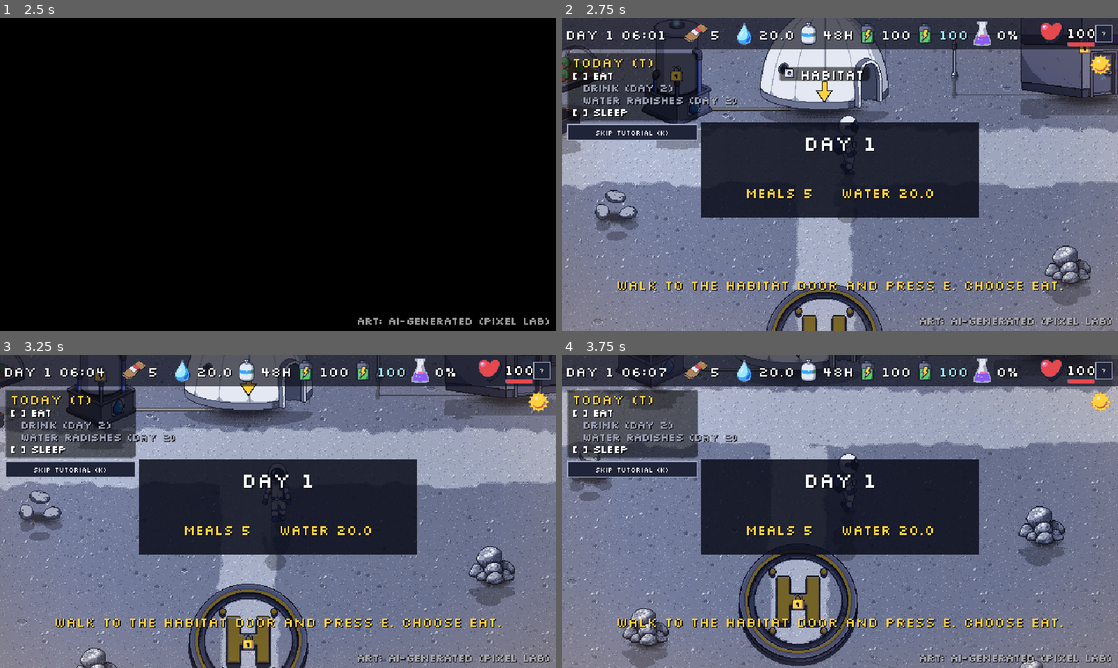
Above: before the commit, frames 1-4 (two rows, left to right).
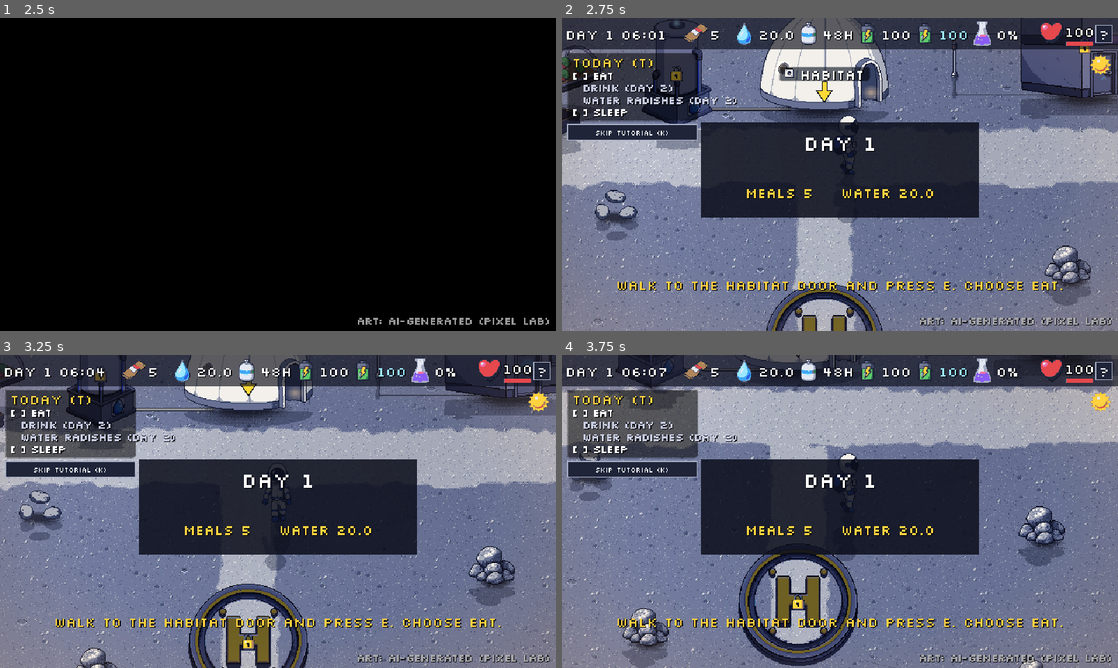
Above: after the commit, the same moments.

Repository: me-AMM/Wings-of-wax
Game: Godot game, scene res://scenes/Title.tscn
Two runs of this game, one before a commit and one after it. Both use one fixed random seed, a clock stepped at 60 frames per second and the inputs below.
Inputs (mouse positions are in pixels of both pictures, inside the frame that each line leads up to):
- Up to frame 1 (2.5 s): click "Start Game" at 0.5 s; click "Continue" at 1.25 s; tap Enter (ui_accept) at 2, 2.27 s; move the mouse to (400, 158) at 2.02 s; hold Right (move_right) from 2.03 s (still down); hold E (interact) from 2.03 s (still down); click (400, 158) at 2.17 s
- Up to frame 2 (2.75 s): keep holding Right (move_right); keep holding E (interact)
- Up to frame 3 (3.25 s): move the mouse to (166, 527) at 2.77 s; release Right (move_right) at 2.78 s; release E (interact) at 2.78 s; hold Down (move_down) from 2.78 s (still down); tap L at 2.85 s; click (166, 527) at 2.92 s; tap Enter (ui_accept) at 3.02 s
- Up to frame 4 (3.75 s): tap E (interact) at 3.5 s; move the mouse to (895, 442) at 3.52 s; release Down (move_down) at 3.53 s; hold Right (move_right) from 3.53 s (still down); tap F at 3.6 s; click (895, 442) at 3.67 s

Frame 1 is identical in both runs. In frame 2, 0.8% of the frame differs, in the area x 3-100%, y 3-28%; in frame 3, 0.7%; in frame 4, 0.6%.

Commit message:
POLISH 5: warm window glows, colour grade (deeper blue on shadow days), softer flashlight; HUD review fixes
Co-Authored-By: Claude Opus 5.5 <noreply@anthropic.com>

Diff:
--- a/scripts/flashlight.gd
+++ b/scripts/flashlight.gd
@@ -11,7 +11,8 @@
 	g.fill_from = Vector2(0.5, 0.5)
 	g.fill_to = Vector2(1.0, 0.5)
 	g.gradient = Gradient.new()
-	g.gradient.colors = PackedColorArray([Color(1, 1, 0.9, 1), Color(1, 1, 0.9, 0)])
+	g.gradient.offsets = PackedFloat32Array([0.0, 0.45, 1.0])          # softer edge: bright core, long gentle fall-off
+	g.gradient.colors = PackedColorArray([Color(1, 0.97, 0.88, 1), Color(1, 0.97, 0.88, 0.5), Color(1, 0.97, 0.88, 0)])
 	texture = g
 	texture_scale = light_radius / 128.0
 	energy = 1.1
--- a/scripts/hud.gd
+++ b/scripts/hud.gd
@@ -81,14 +81,14 @@
 	heart_icon = _icon("icon_heart", Vector2(hx, 2), root)
 	var num_w := 36.0
 	health_num = UIKit.world_label("100", 16)
-	health_num.position = Vector2(hx + 32, 6)
+	health_num.position = Vector2(hx + 30, 5)
 	health_num.size = Vector2(num_w, 20)
 	health_num.horizontal_alignment = HORIZONTAL_ALIGNMENT_CENTER
 	health_num.add_theme_constant_override("outline_size", 4)
 	health_num.add_theme_color_override("font_outline_color", Color(0, 0, 0))
 	root.add_child(health_num)
 	health_bar = HudBar.new().setup(num_w, UIStyle.DANGER)
-	health_bar.position = Vector2(hx + 32, 26)
+	health_bar.position = Vector2(hx + 30, 25)
 	health_bar.scale = Vector2(1, 0.5)               # thin bar under the number
 	root.add_child(health_bar)
 	# blinking storm icon under the strip
@@ -102,6 +102,7 @@
 	# Fact log: a "?" button at the right end of the strip (also the F key); reopens every info card seen so far
 	var fb := UIKit.flat_button(Text.t("ui.fact_icon"), Rect2(640.0 - UIStyle.SAFE - 20.0, 8, 20, 20))
 	fb.tooltip_text = Text.t("ui.fact_log")
+	fb.add_theme_font_size_override("font_size", 16)     # the "?" must read on video
 	fb.focus_mode = Control.FOCUS_NONE
 	fb.pressed.connect(open_fact_log)
 	root.add_child(fb)
--- a/scripts/polish.gd
+++ b/scripts/polish.gd
@@ -144,7 +144,9 @@
 	_build_vignette()
 	GameState.changed.connect(_update_vignette)
 	_update_vignette()
+	_build_grade()
 	if kind == "outpost":
+		_window_glows()
 		_baked_ground()
 		_shadows_for_buildings()
 		if sun_group != null:                         # one layer: the astronaut's shadow never doubles a building's
@@ -279,6 +281,75 @@
 		s.visible = n.visible
 		ls.visible = n.visible
 
+# WARM GLOWS: small additive warm lights on windows and doors (pixel positions inside the sprite image)
+const GLOWS := {"Habitat": [Vector2(48, 122), Vector2(150, 150)], "Lab": [Vector2(130, 88)], "Charger": [Vector2(35, 16)]}
+const GLOW_COLOR := Color(1.0, 0.78, 0.45, 0.45)
+func _window_glows() -> void:
+	var world: Node = host.get_node_or_null("World")
+	if world == null:
+		return
+	for nm in GLOWS:
+		var n: Node2D = world.get_node_or_null(nm)
+		if n == null:
+			continue
+		var sp: Sprite2D = n.get_node("Sprite2D")
+		for px in GLOWS[nm]:
+			var g := Sprite2D.new()
+			g.texture = dot_texture()
+			g.scale = Vector2(2.0, 1.6)
+			g.modulate = GLOW_COLOR
+			g.position = sp.position + sp.offset + px
+			var mat := CanvasItemMaterial.new()
+			mat.blend_mode = CanvasItemMaterial.BLEND_MODE_ADD
+			g.material = mat
+			n.add_child(g)
+			var tw := g.create_tween().set_loops()      # gentle breathing, never a hard blink
+			tw.tween_property(g, "modulate:a", GLOW_COLOR.a * 0.55, 1.8 + randf())
+			tw.tween_property(g, "modulate:a", GLOW_COLOR.a, 1.8 + randf())
+
+# COLOUR GRADE: one full-screen shader under the vignette and HUD. Cool shadows, warm highlights, tiny contrast lift.
+# Shadow days: deeper blue. Keep it subtle (readability first).
+const GRADE_SHADER := """
+shader_type canvas_item;
+uniform sampler2D screen_tex : hint_screen_texture, filter_nearest;
+uniform vec3 shadow_tint = vec3(0.94, 0.98, 1.06);
+uniform vec3 light_tint = vec3(1.04, 1.01, 0.95);
+uniform float contrast = 1.05;
+void fragment() {
+	vec3 c = texture(screen_tex, SCREEN_UV).rgb;
+	float l = dot(c, vec3(0.299, 0.587, 0.114));
+	c *= mix(shadow_tint, light_tint, smoothstep(0.2, 0.75, l));
+	c = (c - 0.5) * contrast + 0.5;
+	COLOR = vec4(clamp(c, 0.0, 1.0), 1.0);
+}
+"""
+var grade: ColorRect
+func _build_grade() -> void:
+	var layer := CanvasLayer.new()
+	layer.layer = 4                       # world below, vignette (5) and HUD (10) above
+	add_child(layer)
+	grade = ColorRect.new()
+	grade.size = Vector2(640, 360)
+	grade.mouse_filter = Control.MOUSE_FILTER_IGNORE
+	var sh := Shader.new()
+	sh.code = GRADE_SHADER
+	grade.material = ShaderMaterial.new()
+	grade.material.shader = sh
+	layer.add_child(grade)
+	GameState.changed.connect(_update_grade)
+	_update_grade()
+
+func _update_grade() -> void:
+	if grade == null:
+		return
+	var m: ShaderMaterial = grade.material
+	if GameState.in_shadow:
+		m.set_shader_parameter("shadow_tint", Vector3(0.86, 0.94, 1.14))
+		m.set_shader_parameter("light_tint", Vector3(0.98, 1.0, 1.06))
+	else:
+		m.set_shader_parameter("shadow_tint", Vector3(0.94, 0.98, 1.06))
+		m.set_shader_parameter("light_tint", Vector3(1.04, 1.01, 0.95))
+
 # slow blinking lights on the charger, the recycler and the lab
 func _blinking_lights() -> void:
 	var spots := {"Charger": [Vector2(-6, 8), UIStyle.GOOD], "Recycler": [Vector2(0, 6), UIStyle.INFO], "Lab": [Vector2(-52, 10), UIStyle.DANGER]}
--- a/scripts/tutorial.gd
+++ b/scripts/tutorial.gd
@@ -107,7 +107,7 @@
 		var name: String = Text.t("ui.goal_" + c["key"])
 		if locked_day > 0:
 			l.text = "  " + name + " " + Text.t("ui.goal_later") % locked_day
-			l.modulate = Color(0.6, 0.62, 0.7)
+			l.modulate = Color(0.78, 0.8, 0.88)       # greyed but readable
 		else:
 			l.text = ("[x] " if done else "[ ] ") + name
 			l.modulate = UIStyle.GOOD if done else Color.WHITE
Binary file changed: docs/screenshots/01_title.png
Binary file changed: docs/screenshots/02_outpost_sliders.png
Binary file changed: docs/screenshots/03_storm_mission_real_flare.png
Binary file changed: docs/screenshots/04_shadow_day.png
Binary file changed: docs/screenshots/05_day1_goals.png
Not shown, changed: docs/DECISIONS_LOG.md
